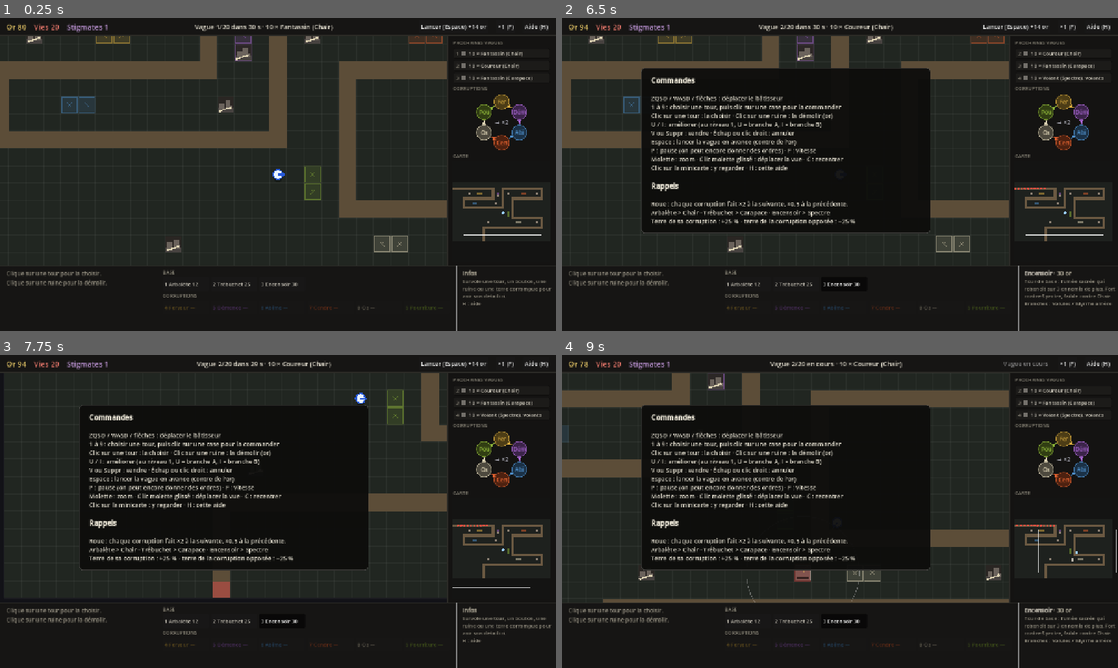
Above: before the commit, frames 1-4 (two rows, left to right).
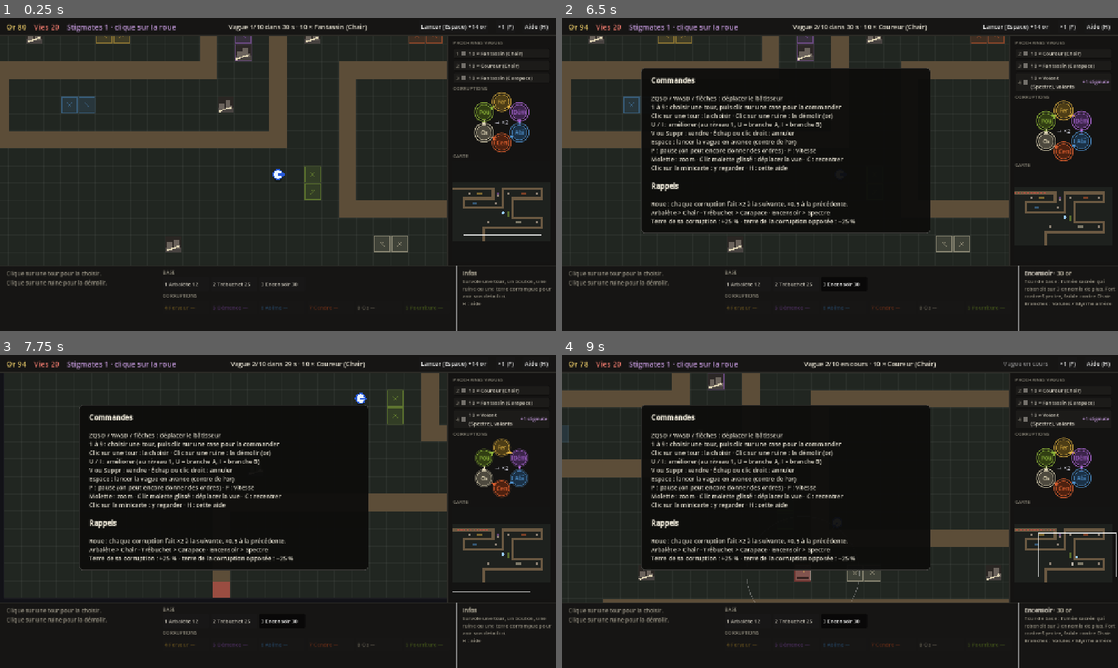
Above: after the commit, the same moments.

Repository: Vespper/TowerDefense
Game: Godot game, scene res://scenes/main/main.tscn
The game is run twice, just before and just after one commit, with the same random seed, the same clock (stepped at 60 frames per second) and the same inputs.
Inputs (mouse positions are in pixels of both pictures, inside the frame that each line leads up to):
- Up to frame 1 (0.25 s): no input
- Up to frame 2 (6.5 s): click "Lancer (Espace) +14 or" at 0.5 s; click "×1 (F)" at 1.25 s; click "×2 (F)" at 2 s; click "×3 (F)" at 2.75 s; click "Aide (H)" at 3.5 s; click "1 Arbalète 12" at 4.25 s; click "2 Trébuchet 25" at 5 s; click "3 Encensoir 30" at 5.75 s
- Up to frame 3 (7.75 s): drag from (500, 458) to (333, 442) at 6.52 s; drag from (500, 549) to (250, 574) at 7.27 s
- Up to frame 4 (9 s): tap Enter at 8 s; move the mouse to (895, 442) at 8.02 s; hold D (move_right) 8.03-8.75 s; hold Space (start_wave) 8.03-8.75 s; click (895, 442) at 8.17 s; drag from (812, 574) to (673, 464) at 8.77 s

The runs differ from the first frame. In frame 1, 0.7% of the frame differs, in the area x 20-96%, y 1-43%; in frame 2, 2.8%, in the area x 20-99%, y 1-73%; in frame 3, 2.7%; in frame 4, 2.8%.

Commit message:
Partie de 10 vagues et stigmates bien visibles
- GameRules.wave_limit (10, 0 = toutes) : la partie s'arrête après les premières vagues
- Prochaines vagues : « +1 stigmate » sur celles qui en donnent
- Annonce quand on gagne un stigmate, roue qui pulse tant qu'il reste à dépenser

Co-Authored-By: Claude Opus 5.5 <noreply@anthropic.com>
Claude-Session: https://claude.ai/code/session_01JcHKN9eG7ToWKNfS3dUWNC

Diff:
--- a/scenes/main/main.gd
+++ b/scenes/main/main.gd
@@ -58,6 +58,9 @@
 	gold = rules.start_gold
 	lives = rules.start_lives
 	essences = rules.start_essences
+	# Partie raccourcie : seulement les premières vagues
+	if rules.wave_limit > 0 and waves.size() > rules.wave_limit:
+		waves = waves.slice(0, rules.wave_limit)
 	var board_rect := Rect2(board.global_position, Vector2(board.columns, board.rows) * board.cell_size)
 	builder.bounds = board_rect.grow(-12)
 	builder.global_position = board.cell_to_world(Vector2i(board.columns / 2, board.rows / 2))
@@ -355,6 +358,7 @@
 	gold += rules.interest(gold) + rules.wave_bonus(number)
 	if rules.gives_essence(number):
 		essences += 1
+		hud.announce("+1 stigmate ! Clique sur la roue pour débloquer une corruption")
 	if waves_cleared >= waves.size():
 		_end_game(true)
 		return
@@ -459,7 +463,7 @@
 	for i in range(maxi(first, 0), mini(first + 3, waves.size())):
 		var w := waves[i]
 		var color := Element.color(w.element) if w.element != Element.Type.NONE else Color(0.45, 0.44, 0.42)
-		list.append({"number": i + 1, "text": _wave_preview(i), "color": color})
+		list.append({"number": i + 1, "text": _wave_preview(i), "color": color, "stigma": rules.gives_essence(i + 1)})
 	return list
 
 
--- a/scenes/ui/element_wheel.gd
+++ b/scenes/ui/element_wheel.gd
@@ -18,18 +18,27 @@
 var _owned: Dictionary = {}
 var _can_buy: bool = false
 var _hovered: int = -1
+var _pulse: float = 0.0
 
 
 func _ready() -> void:
 	# Un texte non vide est nécessaire pour que Godot appelle _get_tooltip
 	tooltip_text = " "
 	mouse_filter = Control.MOUSE_FILTER_STOP
+	set_process(_can_buy)
 
 
 ## `owned` : éléments débloqués (Element.Type -> true) ; `can_buy` : il reste une essence à dépenser.
 func set_state(owned: Dictionary, can_buy: bool) -> void:
 	_owned = owned.duplicate()
 	_can_buy = can_buy
+	set_process(can_buy)
+	queue_redraw()
+
+
+## Un stigmate attend : les corruptions à débloquer pulsent.
+func _process(delta: float) -> void:
+	_pulse = fmod(_pulse + delta * 3.0, TAU)
 	queue_redraw()
 
 
@@ -55,6 +64,9 @@
 		draw_circle(c, NODE_RADIUS, col if owned else col.darkened(0.65))
 		var ring := Color.WHITE if owned else (col if (_can_buy and i == _hovered) else col.darkened(0.2))
 		draw_arc(c, NODE_RADIUS, 0, TAU, 32, ring, 2.5 if owned or i == _hovered else 1.5, true)
+		if _can_buy and not owned:
+			var glow := 0.5 + 0.5 * sin(_pulse)
+			draw_arc(c, NODE_RADIUS + 3.0 + glow * 2.0, 0, TAU, 32, Color(col, 0.35 + 0.5 * glow), 2.0, true)
 		var text: String = SHORT_NAMES[element]
 		var text_col := Color(0.1, 0.1, 0.12) if owned else col
 		var w := font.get_string_size(text, HORIZONTAL_ALIGNMENT_LEFT, -1, 13).x
--- a/scenes/ui/hud.gd
+++ b/scenes/ui/hud.gd
@@ -51,6 +51,8 @@
 var _gold_label: Label
 var _lives_label: Label
 var _stigma_label: Label
+var _announce_label: Label
+var _announce_tween: Tween
 var _wave_label: Label
 var _start_button: Button
 var _speed_button: Button
@@ -202,6 +204,16 @@
 	_margin(_message_panel, _message_label, 24, 12)
 	_message_panel.resized.connect(func() -> void:
 		_message_panel.position = area.get_center() - _message_panel.size / 2.0)
+
+	# Annonce temporaire en haut de la zone de jeu (stigmate gagné…)
+	_announce_label = _label(root, "", 18, COLOR_STIGMA)
+	_announce_label.add_theme_color_override("font_outline_color", Color.BLACK)
+	_announce_label.add_theme_constant_override("outline_size", 6)
+	_announce_label.horizontal_alignment = HORIZONTAL_ALIGNMENT_CENTER
+	_announce_label.position = Vector2(area.position.x, area.position.y + 16)
+	_announce_label.size = Vector2(area.size.x, 30)
+	_announce_label.mouse_filter = Control.MOUSE_FILTER_IGNORE
+	_announce_label.visible = false
 
 	# Fenêtre d'aide (H)
 	_help_panel = PanelContainer.new()
@@ -324,7 +336,7 @@
 
 ## Stigmates restants et corruptions débloquées (Element.Type -> true).
 func set_elements(essences: int, owned: Dictionary, can_buy: bool) -> void:
-	_stigma_label.text = "Stigmates %d" % essences
+	_stigma_label.text = "Stigmates %d" % essences + (" · clique sur la roue" if essences > 0 and can_buy and owned.size() < Element.ALL.size() else "")
 	_element_wheel.set_state(owned, essences > 0 and can_buy)
 
 
@@ -372,6 +384,10 @@
 		var text := _label(line, w.text, 12, COLOR_TEXT)
 		text.autowrap_mode = TextServer.AUTOWRAP_WORD_SMART
 		text.size_flags_horizontal = Control.SIZE_EXPAND_FILL
+		if w.get("stigma", false):
+			var stigma := _label(line, "+1 stigmate", 11, COLOR_STIGMA)
+			stigma.tooltip_text = "Vaincre cette vague donne un stigmate"
+			stigma.mouse_filter = Control.MOUSE_FILTER_PASS
 		_upcoming_box.add_child(row)
 
 
@@ -480,6 +496,23 @@
 		_upgrade_button_alt.disabled = not affordable
 
 
+## Texte qui s'affiche quelques secondes en haut de la zone de jeu, puis s'efface.
+func announce(text: String, seconds: float = 5.0) -> void:
+	_announce_label.text = text
+	_announce_label.visible = true
+	_announce_label.modulate.a = 1.0
+	if _announce_tween:
+		_announce_tween.kill()
+	_announce_tween = create_tween()
+	_announce_tween.tween_interval(seconds)
+	_announce_tween.tween_property(_announce_label, "modulate:a", 0.0, 1.0)
+	_announce_tween.tween_callback(func() -> void: _announce_label.visible = false)
+
+
+func announcement() -> String:
+	return _announce_label.text if _announce_label.visible else ""
+
+
 func show_message(text: String) -> void:
 	_message_label.text = text
 	_message_panel.visible = text != ""
--- a/scripts/data/game_rules.gd
+++ b/scripts/data/game_rules.gd
@@ -17,6 +17,8 @@
 
 @export_group("Vagues")
 ## Secondes avant la première vague.
+## Nombre de vagues jouées (les premières de la liste). 0 = toutes.
+@export var wave_limit: int = 10
 @export var first_wave_delay: float = 30.0
 ## Secondes entre la fin des apparitions d'une vague et le début de la suivante.
 @export var wave_gap: float = 30.0
--- a/tests/test_input.gd
+++ b/tests/test_input.gd
@@ -40,6 +40,7 @@
 			_click(_main.board.cell_to_world(_cell))
 			_step = 1
 		1:
+			_check(_main.waves.size() == _main.rules.wave_limit, "partie raccourcie à %d vagues" % _main.rules.wave_limit)
 			_check(_main.towers().size() == 1, "clic gauche : chantier d'Arbalète posé")
 			_check(_main.gold == _main.rules.start_gold - _main.tower_types[0].cost, "coût de l'Arbalète dépensé")
 			var site: Tower = _main.towers()[0]
@@ -122,6 +123,8 @@
 				_step = 8
 		8:
 			_check(_main.is_paused(), "P : pause")
+			_main.hud.announce("+1 stigmate")
+			_check(_main.hud.announcement() == "+1 stigmate", "annonce affichée")
 			_paused_enemy = _main.enemies_root.get_child(0) if _main.enemies_root.get_child_count() > 0 else null
 			_paused_pos = _paused_enemy.global_position if _paused_enemy else Vector2.ZERO
 			_paused_site = _main.try_build(0, Vector2i(2, 7))
Not shown, changed: docs/design/gdd.md
Not shown, changed: docs/roadmap.md
